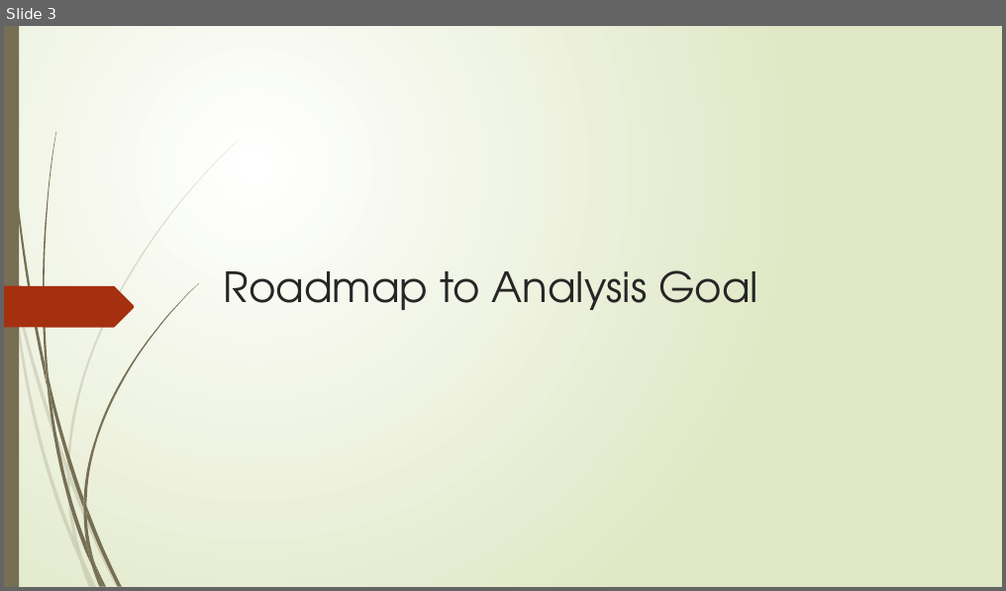
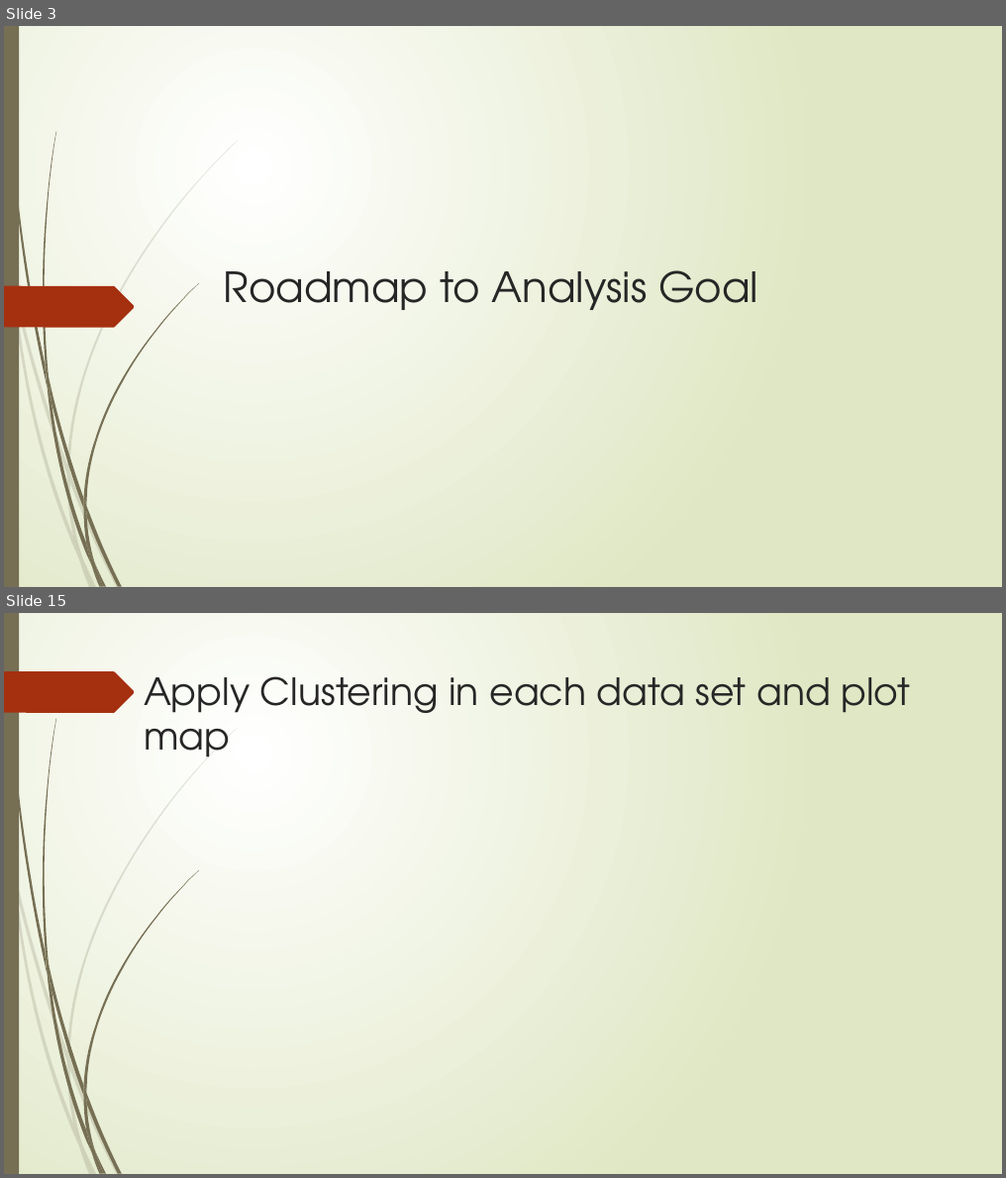
Before and after one commit to ameralbuttma/Coursera_Capstone_12_24_2020, a slide deck: Halal Food Provider in Ohio_USA.pptx. Shown one above the other, each under a label of ours: slide 3 before the commit, slides 3 and 15 after it; the slides between them are not shown. The pictures are 1006x591 and 1006x1178 pixels, drawn with LibreOffice and Linux fonts; fonts in the diff are those of the drawing. Boxes give left, top, right and bottom in pixels: in the first picture for what was removed or moved away, otherwise in the second. Text is boxed around its words. In the diff, an @@ line names an element or a change of style, - is before the commit and + after.

```diff
--- a/Halal Food Provider in Ohio_USA.pptx
+++ b/Halal Food Provider in Ohio_USA.pptx
@@ slide 15 added at bbox=[4, 613, 1002, 1174], background gradient #FFFFFF to #DFE8C4; not listed: 23 template elements that a slide beside it also shows @@
@@ freeform shape added at bbox=[4, 671, 135, 713], fill #A53010 @@
@@ title added at bbox=[144, 676, 910, 758], 36 pt, text #262626 @@
+Apply Clustering in each data set and plot map
```
Also in this commit, not shown: 1 slide changed, 16 other slides added, 1 other file.
